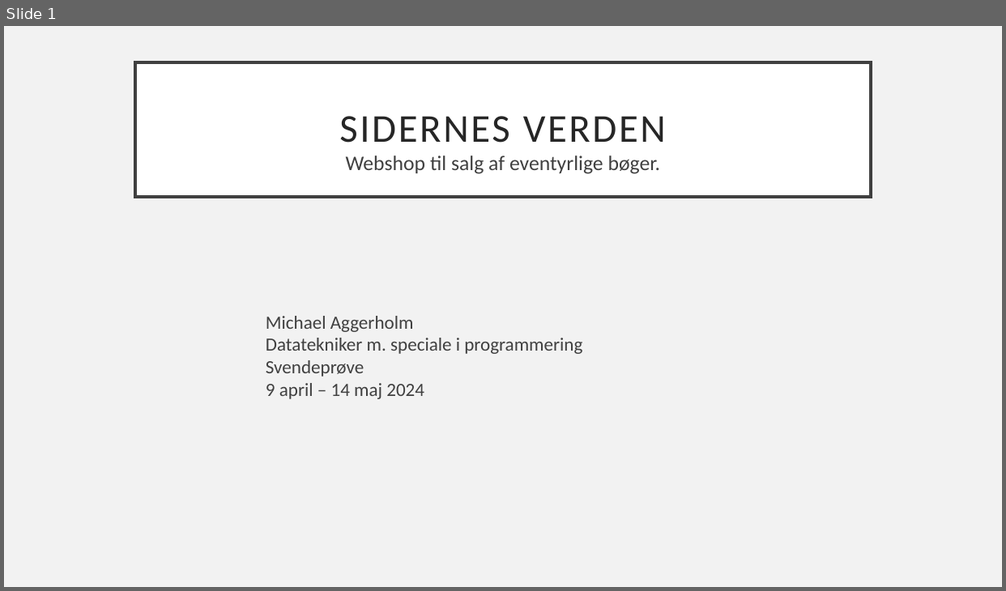
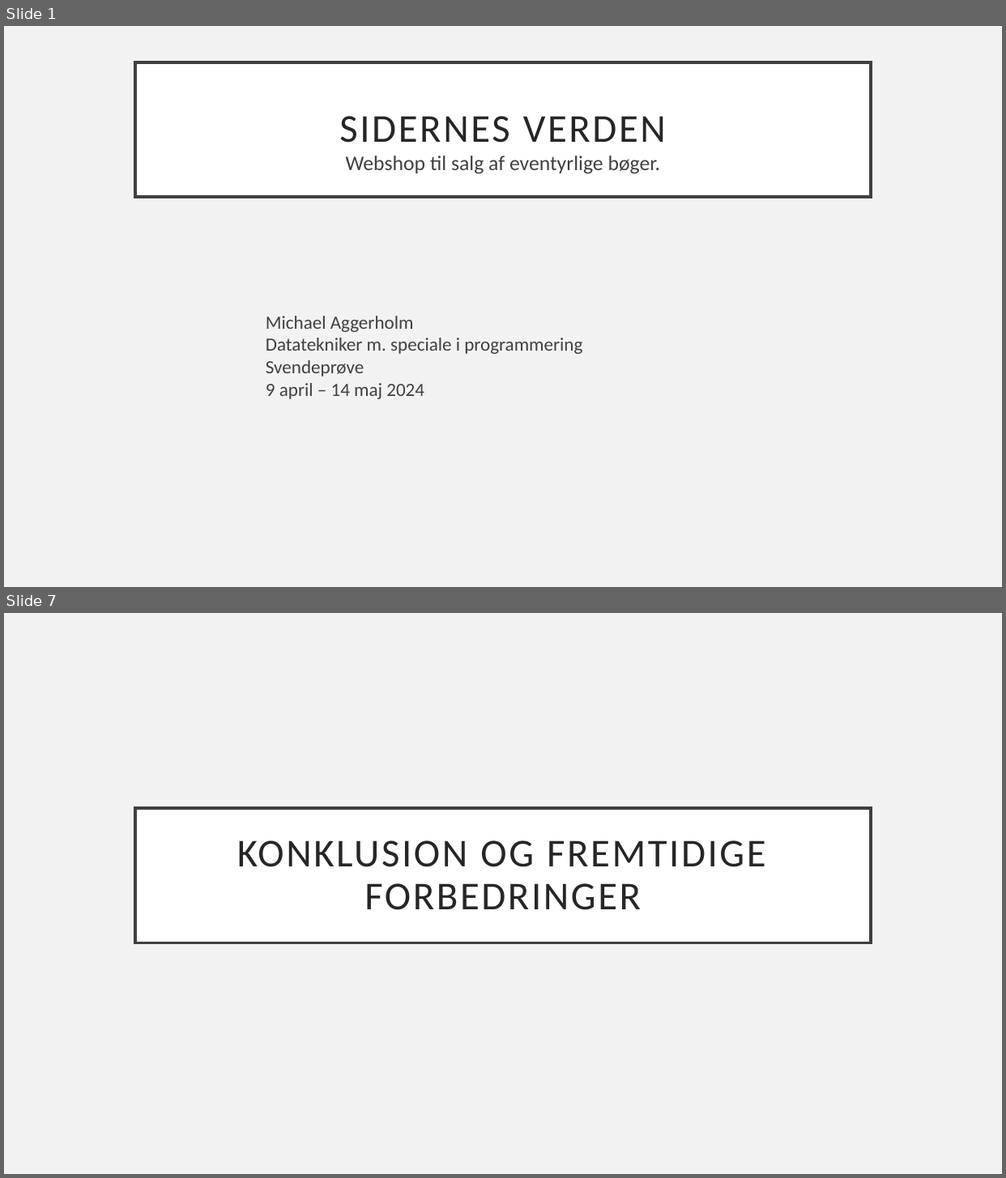
Before and after one commit to MichaelAggerholm/Apprentice_Test, a slide deck: Assets/Documents/Præsentation-sidernesVerden.pptx. Shown one above the other, each under a label of ours: slide 1 before the commit, slides 1 and 7 after it; the slides between them are not shown. The pictures are 1006x591 and 1006x1178 pixels, drawn with LibreOffice and Linux fonts; fonts in the diff are those of the drawing. Boxes give left, top, right and bottom in pixels: in the first picture for what was removed or moved away, otherwise in the second. Text is boxed around its words. In the diff, an @@ line names an element or a change of style, - is before the commit and + after.

```diff
--- a/Assets/Documents/Præsentation-sidernesVerden.pptx
+++ b/Assets/Documents/Præsentation-sidernesVerden.pptx
@@ slide 7 added at <box>4,613,1002,1174</box>, background #F2F2F2 @@
@@ title added at <box>135,808,871,943</box>, fill #FFFFFF, outline #404040 3 pt, 38 pt, text #262626 @@
+KONKLUSION OG FREMTIDIGE FORBEDRINGER
```
Also in this commit, not shown: 10 other slides added, 2 slides removed.
